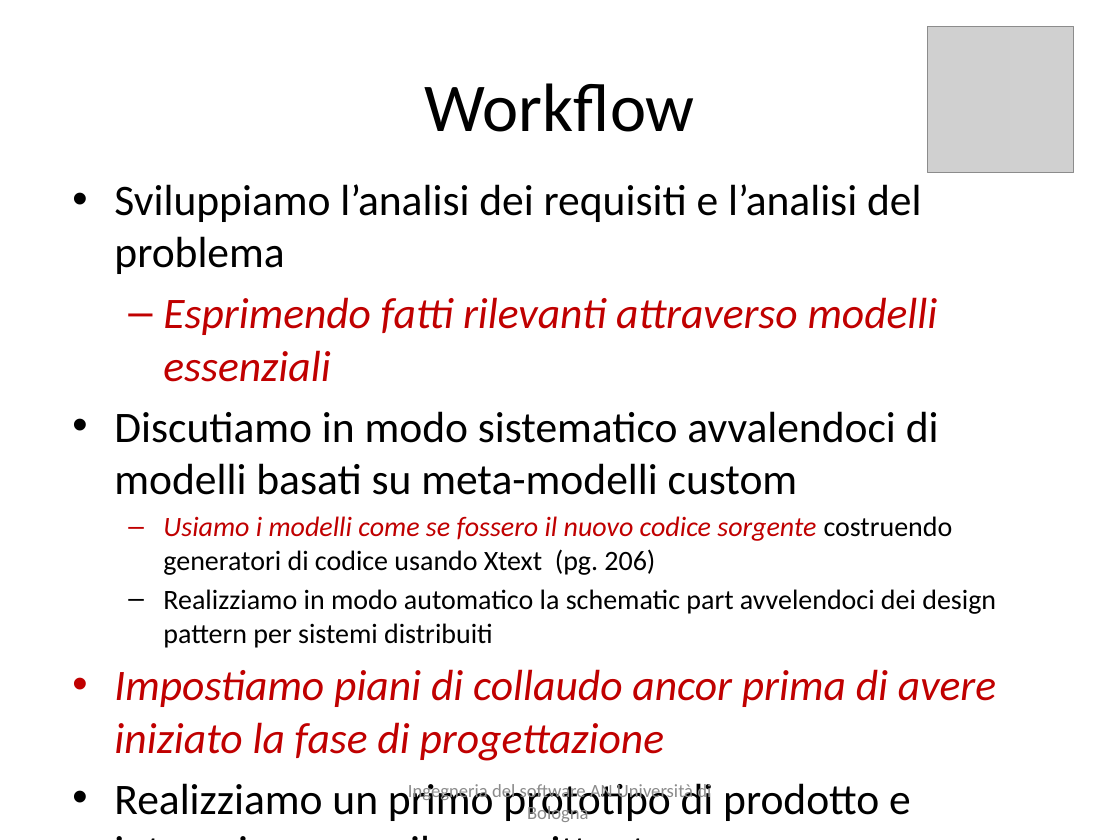
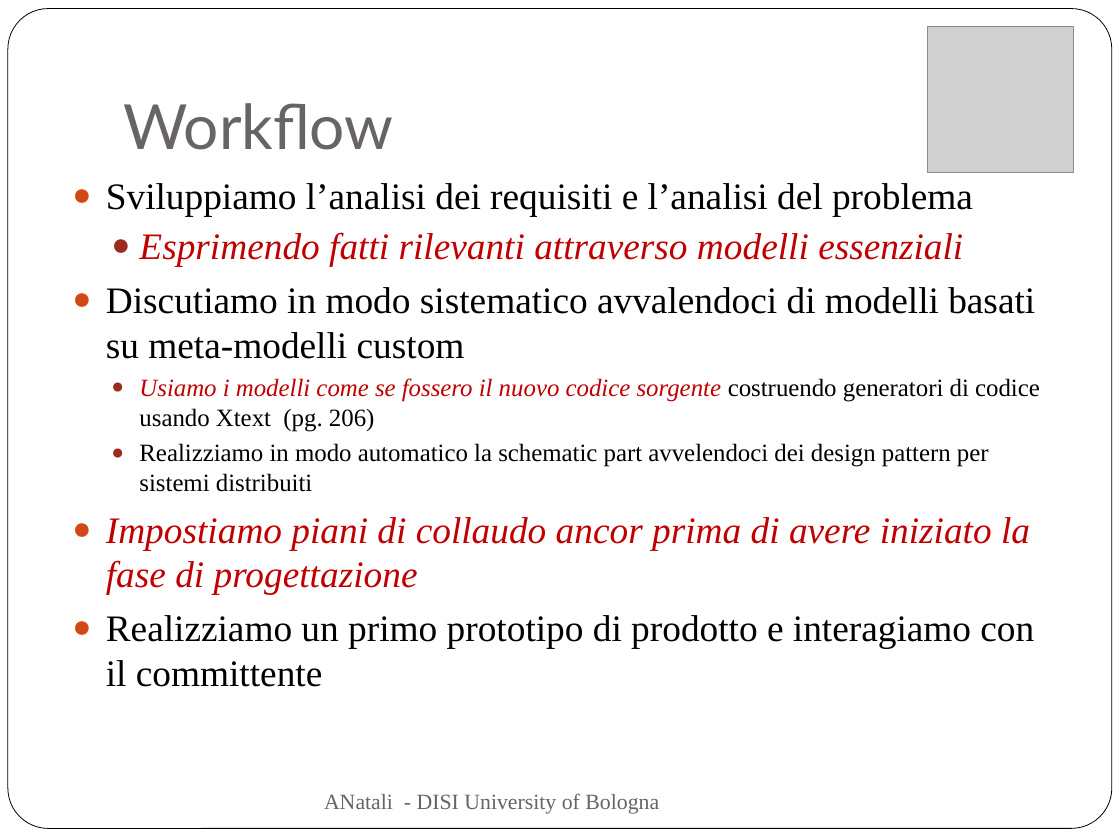
Before and after one commit to anatali/iss2020LabBo, a slide deck: slide 21 of it.unibo.issLabStart/userDocs/ISSM2020.pptx. Drawn at 1120x840 pixels with LibreOffice and Linux fonts; fonts in the diff are those of the drawing; grey boxes stand for pictures. Boxes give left, top, right and bottom in pixels: in the first picture for what was removed or moved away, otherwise in the second. Text is boxed around its words. In the diff, an @@ line names an element or a change of style, - is before the commit and + after.

```diff
--- a/it.unibo.issLabStart/userDocs/ISSM2020.pptx
+++ b/it.unibo.issLabStart/userDocs/ISSM2020.pptx
@@ rounded rectangle added at (8,9,1112,829), fill #FFFFFF, outline #000000 0.5 pt @@
@@ title "Workflow": place and size @@
-title "Workflow" at (425,83,695,132)
+title "Workflow" at (123,103,394,150)
@@ title "Workflow" at (123,103,394,150): size 44 to 40 pt, font Calibri to Lato, text colour #000000 to #696464; alignment centre to left; vertical alignment middle to bottom @@
@@ text "Sviluppiamo l’analisi dei requisiti e ..." at (106,183,1040,687): size 28 to 24 pt in "Sviluppiamo l’analisi dei requisiti e l’analisi del ...", "Esprimendo fatti rilevanti attraverso modelli essenziali", "Discutiamo in modo sistematico avvalendoci di modelli ...", "Impostiamo piani di collaudo ancor prima di ..." and 1 more places; font Calibri to Times New Roman; size 18 to 16 pt in "Usiamo i modelli come se fossero il ...", "Realizziamo in modo automatico la schematic part ..."; bullet • to ●; bullet – to ●; less space between paragraphs @@
@@ text added at (324,793,659,814), 14 pt, text #696464 @@
+ANatali - DISI University of Bologna
@@ text removed at (408,781,711,822) @@
-Ingegneria del software AN Università di Bologna
```
Also in this commit, not shown: 23 other slides changed, 47 slides removed, 25 other files.
